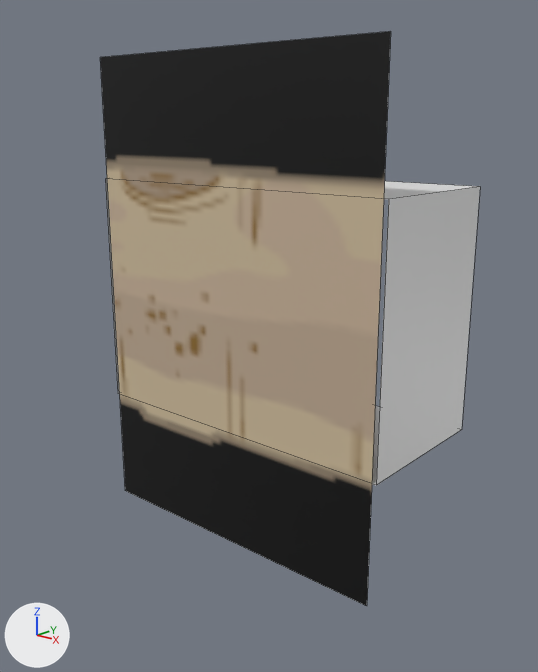
Before and after pictures for a commit that changed the Blender file Content/PuffBOMB/3D/Mountain/LightLogH5.blend.
Camera for both pictures: a camera (50 mm lens) standing at (7.74, -7.0, 5.06) and looking at (1.93, -0.18, 2.51). Lighting does not change. The marker at lower left points along +X, +Y and +Z. Mesh edges are drawn as thin lines.

The older version as bpy lines, for what is in view:
```python
me_cube = bpy.data.meshes.new('Cube')
me_cube.from_pydata([(0.883, 0.7, -0.129), (0.883, 0.2, -0.129), (0.166, 0.2, -0.129), (0.166, 0.7, -0.129), (0.883, 0.7, 0.2), (0.883, 0.2, 0.2), (0.166, 0.2, 0.2), (0.166, 0.7, 0.2)], [], [(0, 4, 5, 1), (1, 5, 6, 2), (2, 6, 7, 3), (4, 0, 3, 7)])
me_plane = bpy.data.meshes.new('Plane')
me_plane.from_pydata(...)  # 4 vertices, 1 face; spans x 0.0..0.703, y 0.0..1.0, z 0.2
me_plane.materials.append(mat_lightlog5_png)  # picture img_lightlog5_png
ob_cube = bpy.data.objects.new('Cube', me_cube)
ob_cube.location = (-1.1, 0.2, 0.3)
ob_cube.rotation_euler = (1.571, 0.0, 0.0)  # degrees (90, 0, 0)
ob_cube.scale = (5.83, 5.83, 5.83)
ob_plane = bpy.data.objects.new('Plane', me_plane)
ob_plane.location = (-0.1, 0.2, 0.0)
ob_plane.rotation_euler = (1.571, 0.0, 0.0)  # degrees (90, 0, 0)
ob_plane.scale = (5.83, 5.83, 5.83)
```
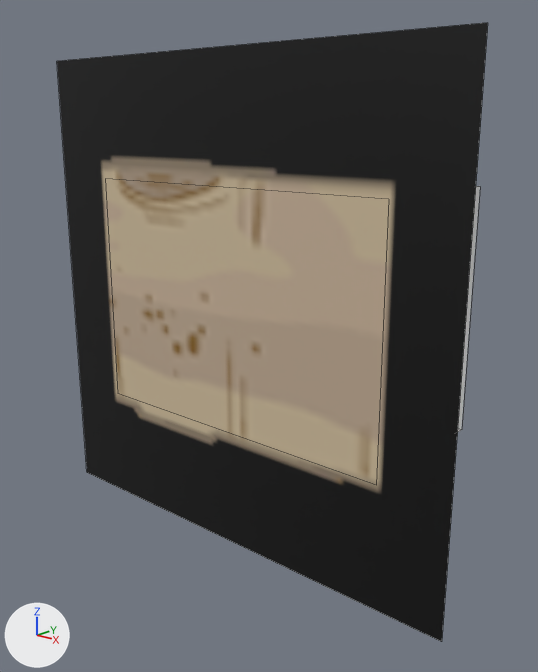
Where the change shows, as pixel boxes [x1, y1, x2, y2] in the pictures (538 x 672 px):
'Plane', recoloured, reshaped (beige to brown, 48% wider, 8% taller): before [100, 31, 391, 606]; after [57, 23, 488, 642]
'Cube', unchanged, covered by the edit: before [106, 178, 480, 485]; after [458, 186, 480, 432]

The change, as a list of edits to the scene's bpy script:
```text
Add img_lightlog5_png_001:
    img_lightlog5_png_001 = load_image('LightLog5.png.001', '../../Textures/Foregrounds/Mountain/LightLog5.png', 88, 104, 'Non-Color')
Add mat_lightlog5_png_001:
    mat_lightlog5_png_001 = principled_material('LightLog5.png.001')
    mat_lightlog5_png_001.texture = img_lightlog5_png_001
Change me_plane:
    where me_plane.from_pydata(...)  # 4 vertices, 1 face; spans x 0.0..0.703, y 0.0..1.0, z 0.2
    used by ob_plane; location = (-0.1, 0.2, 0.0); rotation_euler = (1.571, 0.0, 0.0), in degrees (90, 0, 0); scale = (5.83, 5.83, 5.83)
    remove me_plane.materials.append(mat_lightlog5_png)  # picture img_lightlog5_png
    me_plane part 1
    me_plane.vertices[0].co: (0.703, 1.0, 0.2) -> (0.857, 1.0, 0.2)  # pixel (390, 31) -> pixel (487, 22)
    me_plane.vertices[1].co: (0.703, 0.0, 0.2) -> (0.857, 0.0, 0.2)  # pixel (366, 606) -> pixel (441, 641)
    me_plane.vertices[2].co: (0.0, 0.0, 0.2) -> (-0.154, 0.0, 0.2)  # pixel (125, 490) -> pixel (86, 472)
    me_plane.vertices[3].co: (0.0, 1.0, 0.2) -> (-0.154, 1.0, 0.2)  # pixel (100, 57) -> pixel (56, 61)
    add me_plane.materials.append(mat_lightlog5_png_001)  # picture img_lightlog5_png_001
```
